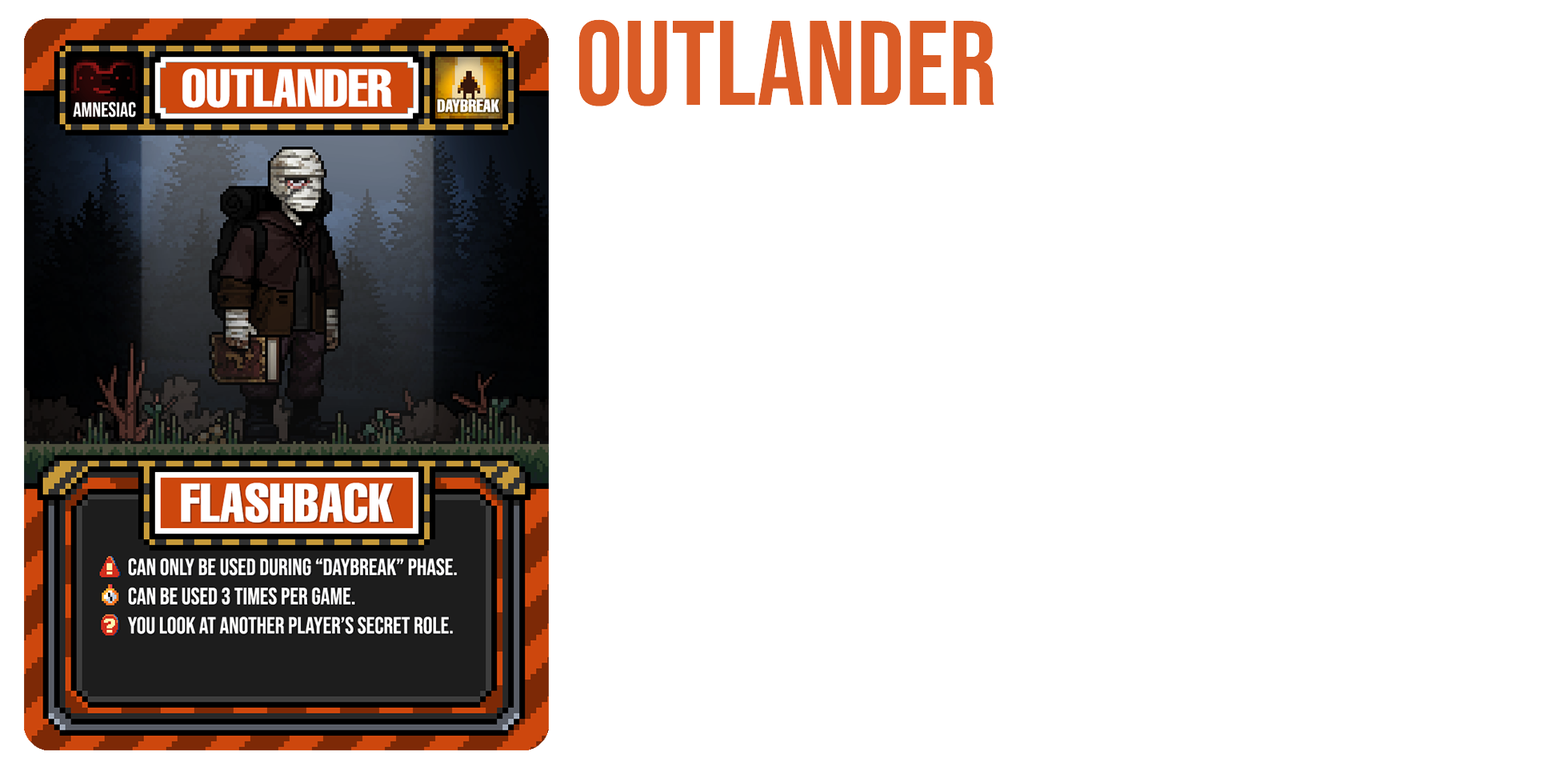
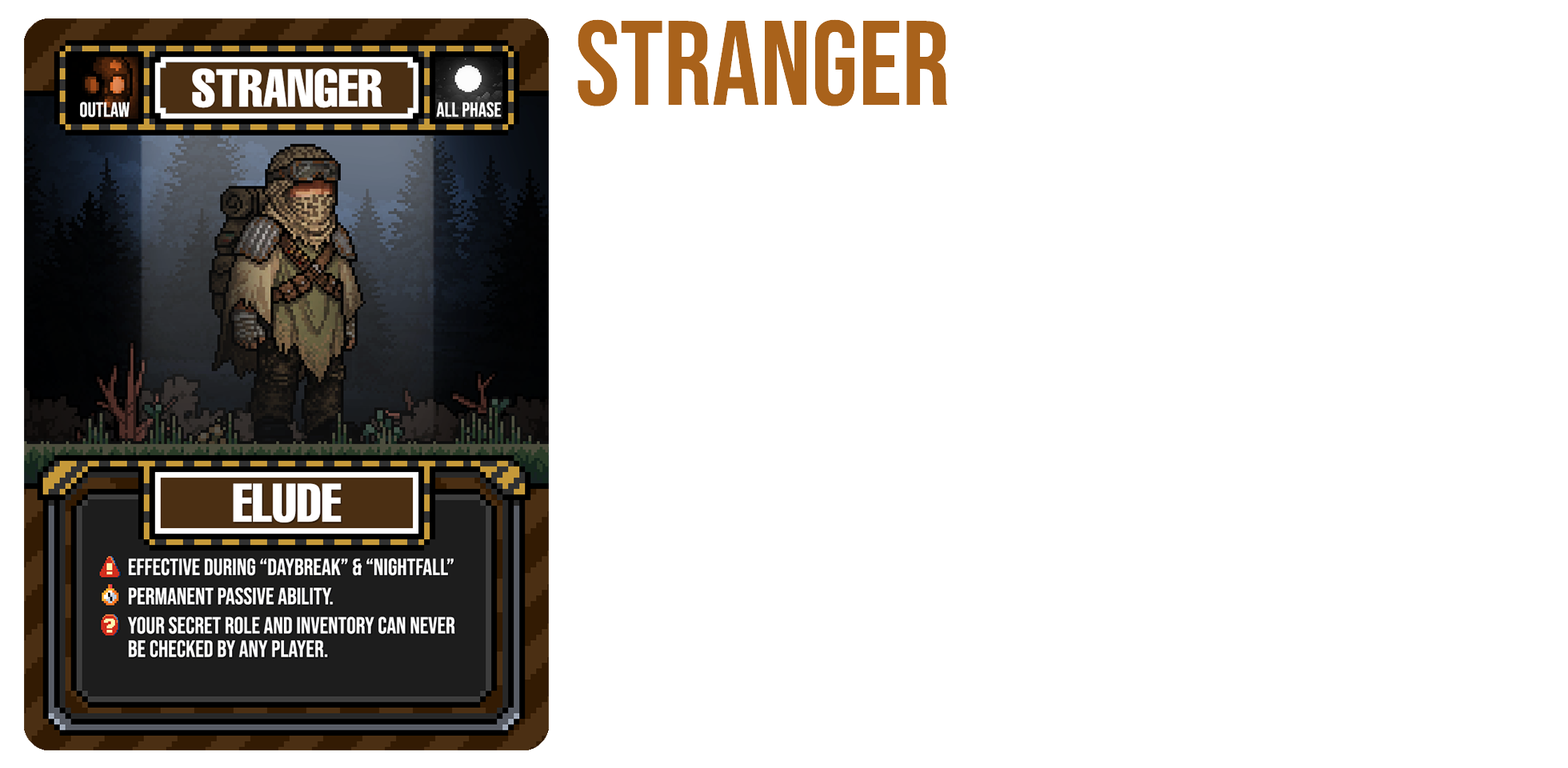
The second 1568×768 image is a revision of the first. Changes to its layers:
painted on "Layer 5" over [left=24, top=18, right=549, bottom=751]
renamed "OUTLANDER" to "STRANGER", painted on it over [left=577, top=19, right=995, bottom=107]